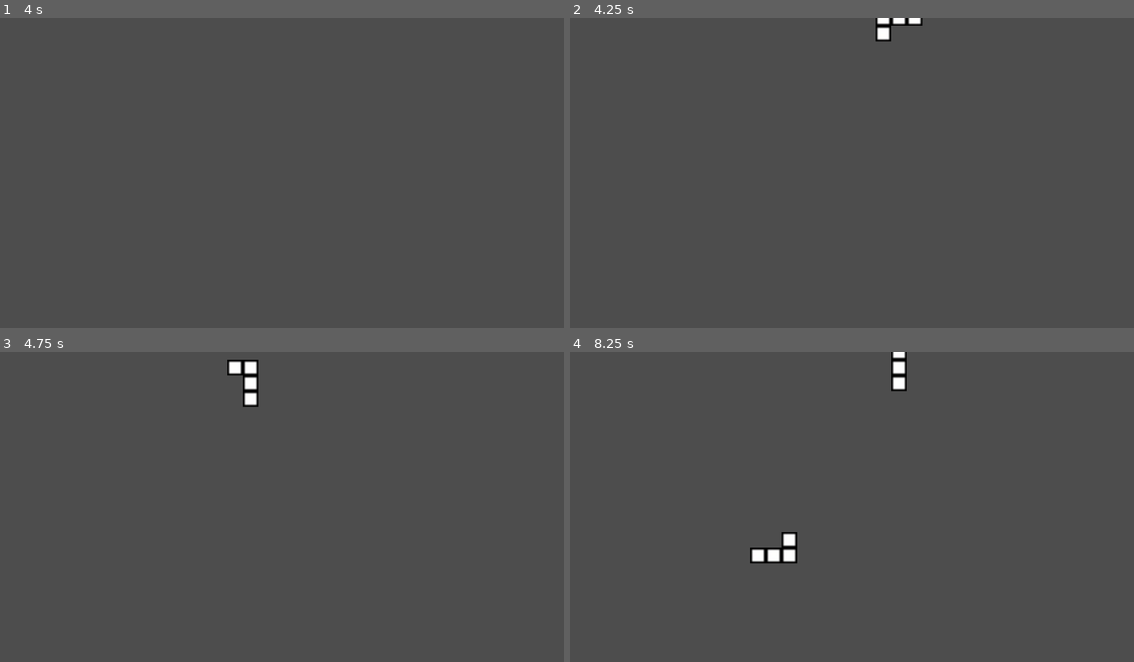
Above: before the commit, frames 1-4 (two rows, left to right).
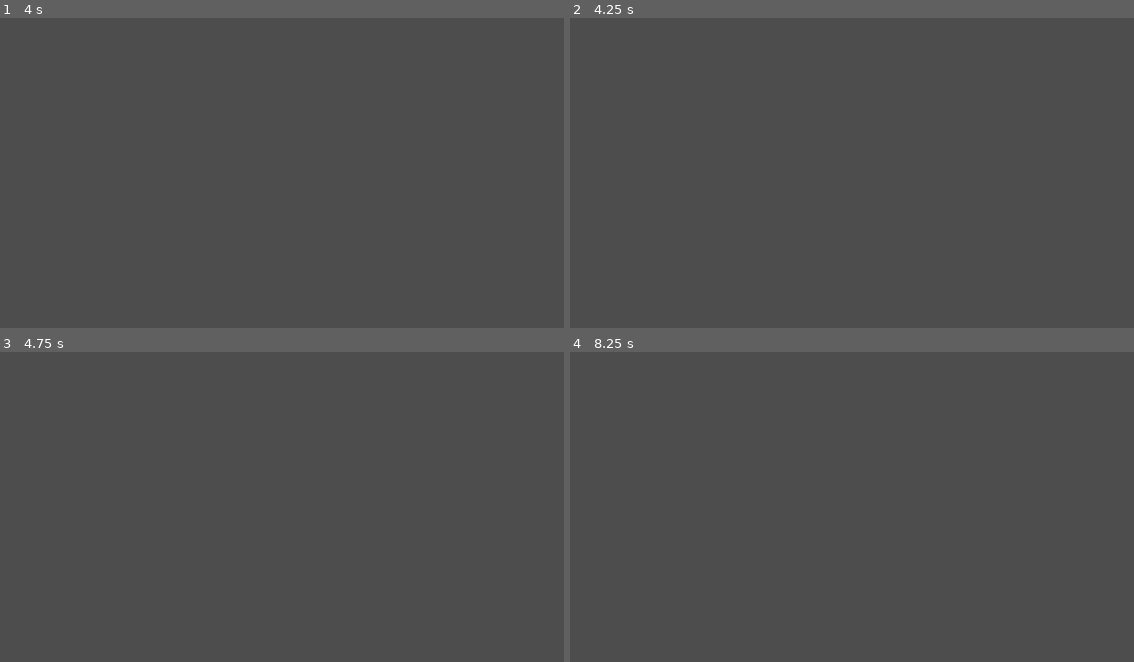
Above: after the commit, the same moments.

Repository: milksake/GDTetris
Game: Godot game, scene res://tetris/test.tscn
Same seed, same stepped clock (60 frames per second), same inputs: the game is played once before the commit and once after it.
Inputs:
- Up to frame 1 (4 s): tap Enter (ui_accept) at 0.5, 0.77, 1.52, 3.02, 3.77 s; hold Right (block_move_right) 0.53-2.03 s; tap Up (block_rotate) every 0.75 s from 0.6 to 3.6 s; hold Left (block_move_left) 2.03-2.78 s; hold Right (block_move_right) from 2.78 s (still down)
- Up to frame 2 (4.25 s): keep holding Right (block_move_right)
- Up to frame 3 (4.75 s): release Right (block_move_right) at 4.28 s; hold Left (block_move_left) from 4.28 s (still down); tap Up (block_rotate) at 4.35 s; tap Enter (ui_accept) at 4.52 s
- Up to frame 4 (8.25 s): release Left (block_move_left) at 5.03 s; hold Right (block_move_right) 5.03-5.78 s; tap Up (block_rotate) every 0.75 s from 5.1 to 8.1 s; hold Left (block_move_left) 5.78-7.28 s; tap Enter (ui_accept) at 6.02, 6.77, 7.52 s; hold Right (block_move_right) from 7.28 s (still down)

Frame 1 is identical in both runs. In frame 2, 0.3% of the frame differs, in the area x 54-63%, y 0-8%; in frame 3, 0.5%; in frame 4, 0.9%, in the area x 31-60%, y 0-69%.

Commit message:
ahora si creo

Diff:
--- a/tetris/I-block.tscn
+++ b/tetris/I-block.tscn
@@ -6,7 +6,7 @@
 [sub_resource type="RectangleShape2D" id="RectangleShape2D_o8j3c"]
 size = Vector2(128, 32)
 
-[node name="I-block" type="CharacterBody2D"]
+[node name="I-block" type="StaticBody2D"]
 script = ExtResource("1_ur27g")
 
 [node name="Sprite2D" type="Sprite2D" parent="."]
@@ -28,6 +28,6 @@
 scale = Vector2(4, 4)
 texture = ExtResource("2_5difj")
 
-[node name="CollisionShape2D" type="CollisionShape2D" parent="."]
+[node name="collision" type="CollisionShape2D" parent="."]
 position = Vector2(16, 0)
 shape = SubResource("RectangleShape2D_o8j3c")
--- a/tetris/J-block.tscn
+++ b/tetris/J-block.tscn
@@ -1,15 +1,9 @@
-[gd_scene load_steps=5 format=3 uid="uid://cr6codu3tcmuc"]
+[gd_scene load_steps=3 format=3 uid="uid://cr6codu3tcmuc"]
 
 [ext_resource type="Script" path="res://tetris/block.gd" id="1_fit33"]
 [ext_resource type="Texture2D" uid="uid://xsnmfcxqdvxn" path="res://tetris/block.png" id="2_628m1"]
 
-[sub_resource type="RectangleShape2D" id="RectangleShape2D_o8j3c"]
-size = Vector2(96, 32)
-
-[sub_resource type="RectangleShape2D" id="RectangleShape2D_had7b"]
-size = Vector2(32, 32)
-
-[node name="I-block" type="CharacterBody2D"]
+[node name="J-block" type="StaticBody2D"]
 script = ExtResource("1_fit33")
 
 [node name="Sprite2D" type="Sprite2D" parent="."]
@@ -31,9 +25,5 @@
 scale = Vector2(4, 4)
 texture = ExtResource("2_628m1")
 
-[node name="CollisionShape2D" type="CollisionShape2D" parent="."]
-shape = SubResource("RectangleShape2D_o8j3c")
-
-[node name="CollisionShape2D2" type="CollisionShape2D" parent="."]
-position = Vector2(-32, -32)
-shape = SubResource("RectangleShape2D_had7b")
+[node name="collision" type="CollisionPolygon2D" parent="."]
+polygon = PackedVector2Array(-48, -48, -16, -48, -16, -16, 48, -16, 48, 16, -48, 16)
--- a/tetris/L-block.tscn
+++ b/tetris/L-block.tscn
@@ -1,15 +1,9 @@
-[gd_scene load_steps=5 format=3 uid="uid://vplvb0elq73a"]
+[gd_scene load_steps=3 format=3 uid="uid://vplvb0elq73a"]
 
 [ext_resource type="Script" path="res://tetris/block.gd" id="1_35om1"]
 [ext_resource type="Texture2D" uid="uid://xsnmfcxqdvxn" path="res://tetris/block.png" id="2_5mvci"]
 
-[sub_resource type="RectangleShape2D" id="RectangleShape2D_o8j3c"]
-size = Vector2(96, 32)
-
-[sub_resource type="RectangleShape2D" id="RectangleShape2D_had7b"]
-size = Vector2(32, 32)
-
-[node name="I-block" type="CharacterBody2D"]
+[node name="L-block" type="StaticBody2D"]
 script = ExtResource("1_35om1")
 
 [node name="Sprite2D" type="Sprite2D" parent="."]
@@ -31,9 +25,5 @@
 scale = Vector2(4, 4)
 texture = ExtResource("2_5mvci")
 
-[node name="CollisionShape2D" type="CollisionShape2D" parent="."]
-shape = SubResource("RectangleShape2D_o8j3c")
-
-[node name="CollisionShape2D2" type="CollisionShape2D" parent="."]
-position = Vector2(-32, 32)
-shape = SubResource("RectangleShape2D_had7b")
+[node name="collision" type="CollisionPolygon2D" parent="."]
+polygon = PackedVector2Array(-48, -16, 48, -16, 48, 16, -16, 16, -16, 48, -48, 48)
--- a/tetris/block.gd
+++ b/tetris/block.gd
@@ -1,4 +1,4 @@
-extends CharacterBody2D
+extends StaticBody2D
 
 const VEL_Y := 100.0
 const MAX_VEL_Y := 500.0
@@ -12,36 +12,47 @@
 	add_to_group("tetris")
 	screen_size = get_viewport_rect().size
 	position.x = screen_size.x / 2
+	$collision.scale = Vector2(.9, .9)
 
 # Called every frame. 'delta' is the elapsed time since the previous frame.
 func _process(dt: float):
 	if active:
-		if Input.is_action_pressed("block_down"):
-			remainder.y += MAX_VEL_Y * dt
-		else:
-			remainder.y += VEL_Y * dt
-
+		var mov := Vector2i(0, 0)
 		if Input.is_action_pressed("block_move_left"):
 			remainder.x -= MAX_VEL_Y * dt
 
 		if Input.is_action_pressed("block_move_right"):
 			remainder.x += MAX_VEL_Y * dt
 
+		while remainder.x < -BLOCK_SIZE:
+			mov.x -= BLOCK_SIZE
+			remainder.x += BLOCK_SIZE
+
 		while remainder.x > BLOCK_SIZE:
-			position.x += BLOCK_SIZE
+			mov.x += BLOCK_SIZE
 			remainder.x -= BLOCK_SIZE
 
-		while remainder.x < -BLOCK_SIZE:
-			position.x -= BLOCK_SIZE
-			remainder.x += BLOCK_SIZE
+		if not move_and_collide(mov, true):
+			move_and_collide(mov)
+
+		mov = Vector2i(0, 0)
+		if Input.is_action_pressed("block_down"):
+			remainder.y += MAX_VEL_Y * dt
+		else:
+			remainder.y += VEL_Y * dt
 
 		while remainder.y > BLOCK_SIZE:
-			position.y += BLOCK_SIZE
+			mov.y += BLOCK_SIZE
 			remainder.y -= BLOCK_SIZE
 
+		if not move_and_collide(mov, true):
+			move_and_collide(mov)
+		else:
+			active = false
+			$collision.scale = Vector2(1, 1)
+
+		mov = Vector2i(0, 0)
 		if Input.is_action_just_pressed("block_rotate"):
 			rotation += PI / 2.0
-
-		move_and_slide()
-		if is_on_floor():
-			active = false
+			if move_and_collide(mov, true):
+				rotation -= PI / 2.0
--- a/tetris/test.gd
+++ b/tetris/test.gd
@@ -11,14 +11,13 @@
 	BlockTypes = [IBlock, JBlock, LBlock]
 	$floor.add_to_group("tetris")
 	create_block()
-	$Timer.connect("timeout", create_block)
-	$Timer.start()
 
 func create_block():
-	var new_block: CharacterBody2D = BlockTypes[randi_range(0, len(BlockTypes)-1)].instantiate()
+	var new_block: StaticBody2D = BlockTypes[randi_range(0, len(BlockTypes)-1)].instantiate()
 	add_child(new_block)
 	blocks.append(new_block)
 
 # Called every frame. 'delta' is the elapsed time since the previous frame.
 func _process(delta):
-	pass
+	if not blocks.back().active:
+		create_block()
--- a/tetris/test.tscn
+++ b/tetris/test.tscn
@@ -19,6 +19,3 @@
 [node name="CollisionShape2D" type="CollisionShape2D" parent="floor"]
 position = Vector2(576, 672)
 shape = SubResource("RectangleShape2D_haxhd")
-
-[node name="Timer" type="Timer" parent="."]
-wait_time = 4.0
